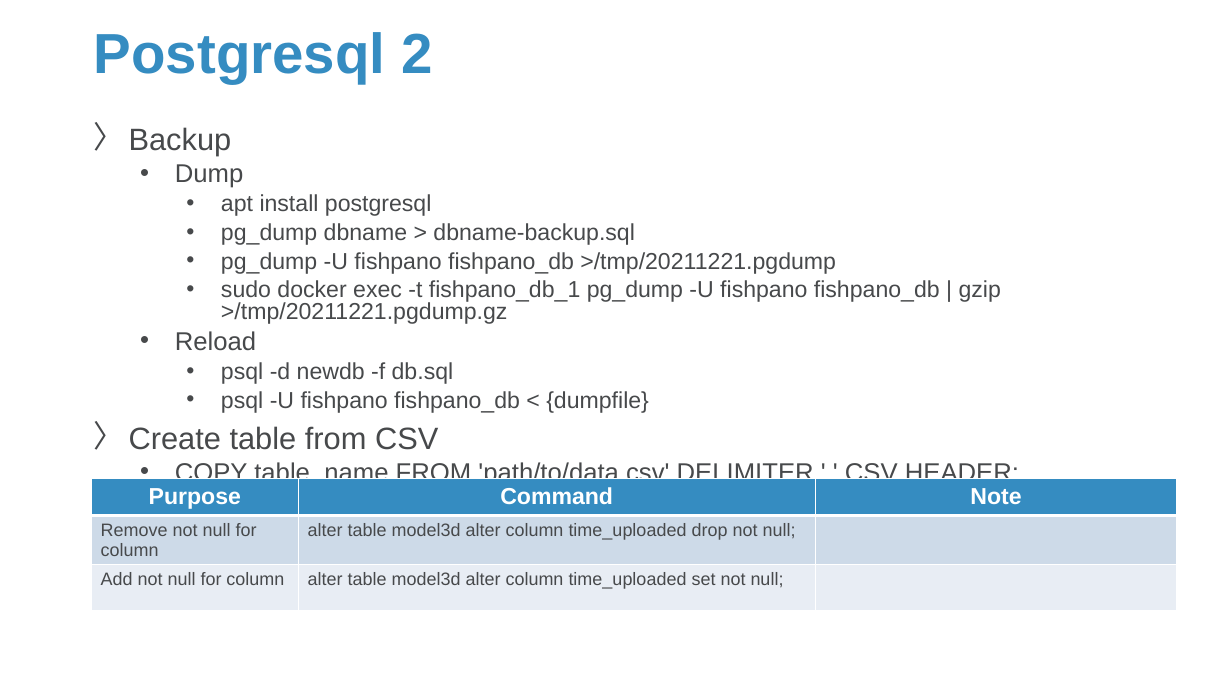
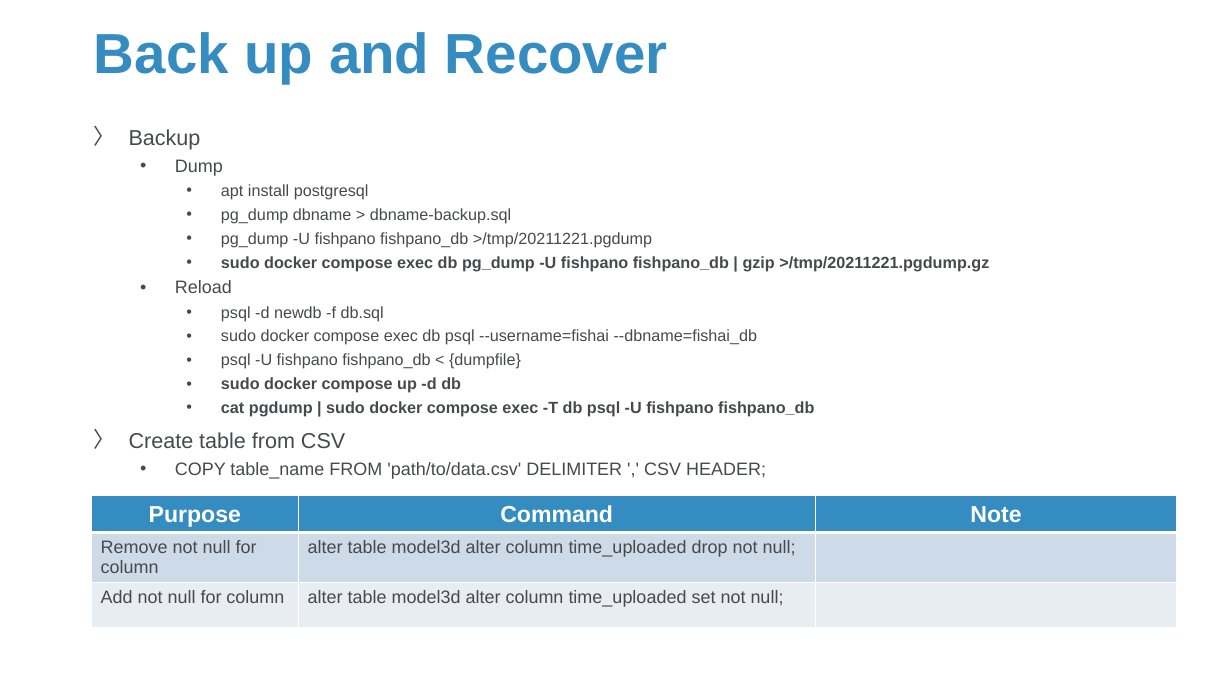
Before and after one commit to Sparks-Lu/TechNotes, a slide deck: slide 6 of Misc/DB-Notes.pptx (slide 5 before the commit). Drawn at 1232x693 pixels with LibreOffice and Linux fonts; fonts in the diff are those of the drawing; background and template pictures are left out. Boxes give left, top, right and bottom in pixels: in the first picture for what was removed or moved away, otherwise in the second. Text is boxed around its words. In the diff, an @@ line names an element or a change of style, - is before the commit and + after.

```diff
--- a/Misc/DB-Notes.pptx
+++ b/Misc/DB-Notes.pptx
@@ title at (x1=94, y1=32, x2=668, y2=84): text changed @@
-Postgresql 2
+Back up and Recover
@@ text at (x1=129, y1=129, x2=766, y2=479): size 24 to 16.8 pt in "Backup", "Create table from CSV"; size 20 to 14 pt in "Dump", "Reload", "COPY table_name FROM 'path/to/data.csv' DELIMITER ',' CSV ..."; size 18 to 12.6 pt in "apt install postgresql", "pg_dump dbname > dbname-backup.sql", "pg_dump -U fishpano fishpano_db >/tmp/20211221.pgdump", "psql -d newdb -f db.sql" and 1 more places; line spacing 0.8 to 0.9 @@
@@ text at (x1=221, y1=256, x2=989, y2=272): text changed; size 18 to 12.6 pt; bold on @@
-    • sudo docker exec -t fishpano_db_1 pg_dump -U fishpano fishpano_db | gzip >/tmp/20211221.pgdump.gz
+    • sudo docker compose exec db pg_dump -U fishpano fishpano_db | gzip >/tmp/20211221.pgdump.gz
@@ text at (x1=221, y1=329, x2=757, y2=345): paragraph added @@
+    • sudo docker compose exec db psql --username=fishai --dbname=fishai_db
@@ text at (x1=221, y1=377, x2=814, y2=417): paragraphs added @@
+    • sudo docker compose up -d db
+    • cat pgdump | sudo docker compose exec -T db psql -U fishpano fishpano_db
@@ table moved from (x1=91, y1=479, x2=1177, y2=607) to (x1=91, y1=496, x2=1177, y2=625) @@
```
Also in this commit, not shown: 2 other slides changed, 2 slides added, 8 other files.
